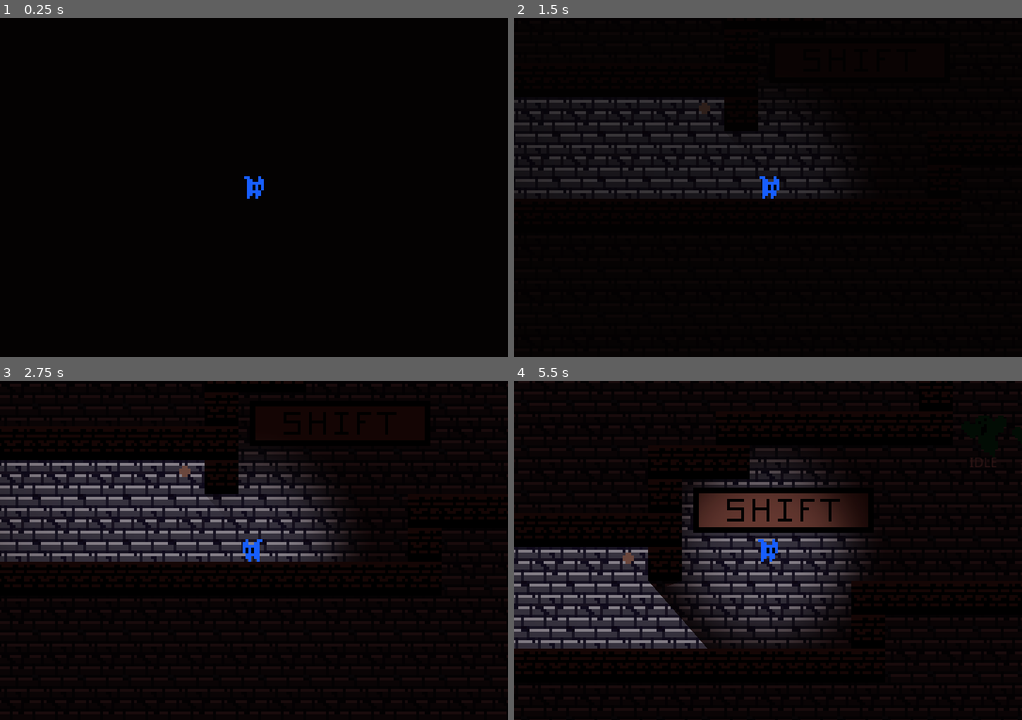
Above: before the commit, frames 1-4 (two rows, left to right).
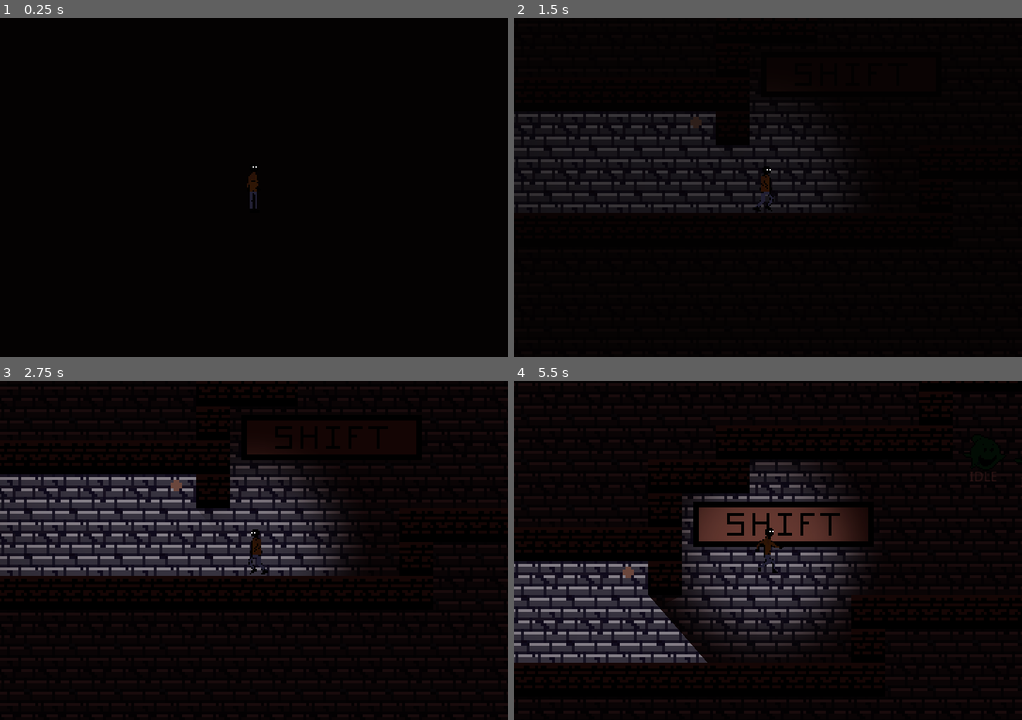
Above: after the commit, the same moments.

Repository: BGuerrero825/See-No-Evil
Game: Godot game, scene res://levels/level02.tscn
Same seed, same stepped clock (60 frames per second), same inputs: the game is played once before the commit and once after it. This scene is started directly instead of the project's main scene. The engine's default icon, where the game draws it, is replaced by a stand-in: a white triangle on a blue panel in a dark square.
Inputs:
- Up to frame 1 (0.25 s): no input
- Up to frame 2 (1.5 s): tap Enter at 0.5 s; hold D (right) from 0.53 s (still down); tap Space (jump) at 0.6, 0.77, 1.07 s; tap Shift (blind) at 1.35 s
- Up to frame 3 (2.75 s): tap Space (jump) at 1.52, 1.55, 1.82, 2.1 s; release D (right) at 2.03 s; hold A (left) from 2.03 s (still down)
- Up to frame 4 (5.5 s): release A (left) at 2.78 s; hold D (right) 2.78-4.28 s; tap Shift (blind) at 2.85, 4.35 s; tap Space (jump) at 3.02, 3.05, 3.32, 3.6, 3.77, 4.07, 4.52, 4.55, 4.82, 5.1 s; hold A (left) 4.28-5.03 s; hold D (right) from 5.03 s (still down)

The runs differ from the first frame. In frame 1, 0.2% of the frame differs, in the area x 48-52%, y 43-57%; in frame 2, 7.4%; in frame 3, 17%; in frame 4, 20%, in the area x 0-100%, y 0-91%.

Commit message:
added char animations

Diff:
--- a/levels/level01.tscn
+++ b/levels/level01.tscn
@@ -19,7 +19,7 @@
 
 [node name="Light" parent="." instance=ExtResource( 3 )]
 position = Vector2( 194, -11 )
-scale = Vector2( 0.1875, 0.21875 )
+texture_scale = 1.0
 
 [node name="Door" parent="." instance=ExtResource( 6 )]
 position = Vector2( 37, 4 )
@@ -42,9 +42,6 @@
 [node name="TileMap" parent="Stage" index="1"]
 tile_data = PoolIntArray( -458743, 0, 1, -458742, 0, 1, -458741, 0, 1, -458740, 0, 1, -458739, 0, 1, -458738, 0, 1, -39 …(882 unchanged characters)…
 
-[node name="Light" parent="Stage/TileMap" index="1" instance=ExtResource( 3 )]
-position = Vector2( 29, -20 )
-
 [node name="Spikes" parent="." instance=ExtResource( 7 )]
 position = Vector2( 102, 30 )
 
@@ -55,5 +52,8 @@
 position = Vector2( -29, -61 )
 texture = ExtResource( 8 )
 
+[node name="Light2" parent="." instance=ExtResource( 3 )]
+position = Vector2( 31, -19 )
+
 [editable path="NpcOrchestrator"]
 [editable path="Stage"]
--- a/objects/Ghost.gd
+++ b/objects/Ghost.gd
@@ -25,6 +25,7 @@
 func _ready():
 	charge_timer.connect("timeout", self, "_on_charge_timer_timeout")
 	add_child(charge_timer)
+	$AnimationPlayer.play("idle_charge")
 
 
 func rotate_towards(target_pos, target_rotation_speed = ROTATION_SPEED) -> float:
--- a/objects/Ghost.tscn
+++ b/objects/Ghost.tscn
@@ -1,6 +1,6 @@
-[gd_scene load_steps=9 format=2]
+[gd_scene load_steps=10 format=2]
 
-[ext_resource path="res://assets/ghost.png" type="Texture" id=1]
+[ext_resource path="res://assets/basic_ghost.png" type="Texture" id=1]
 [ext_resource path="res://objects/Ghost.gd" type="Script" id=2]
 [ext_resource path="res://assets/sounds/ghost_gasp.mp3" type="AudioStream" id=3]
 [ext_resource path="res://objects/Sound_Player.gd" type="Script" id=4]
@@ -15,6 +15,23 @@
 [sub_resource type="CircleShape2D" id=3]
 radius = 4.12311
 
+[sub_resource type="Animation" id=4]
+resource_name = "idle"
+length = 0.4
+loop = true
+tracks/0/type = "value"
+tracks/0/path = NodePath("Sprite:frame")
+tracks/0/interp = 1
+tracks/0/loop_wrap = true
+tracks/0/imported = false
+tracks/0/enabled = true
+tracks/0/keys = {
+"times": PoolRealArray( 0, 0.1, 0.2, 0.3 ),
+"transitions": PoolRealArray( 1, 1, 1, 1 ),
+"update": 1,
+"values": [ 0, 1, 2, 3 ]
+}
+
 [node name="Ghost" type="KinematicBody2D"]
 z_index = 1
 collision_layer = 2
@@ -22,7 +39,9 @@
 script = ExtResource( 2 )
 
 [node name="Sprite" type="Sprite" parent="."]
+scale = Vector2( 0.5, 0.5 )
 texture = ExtResource( 1 )
+hframes = 4
 
 [node name="CollisionShape2D" type="CollisionShape2D" parent="."]
 shape = SubResource( 1 )
@@ -62,5 +81,8 @@
 stream = ExtResource( 5 )
 volume_db = -10.0
 
+[node name="AnimationPlayer" type="AnimationPlayer" parent="."]
+anims/idle = SubResource( 4 )
+
 [connection signal="area_entered" from="player_detector" to="." method="_on_player_detector_area_entered"]
 [connection signal="area_exited" from="player_detector" to="." method="_on_player_detector_area_exited"]
--- a/objects/Ghost_Charger.tscn
+++ b/objects/Ghost_Charger.tscn
@@ -1,6 +1,24 @@
-[gd_scene load_steps=2 format=2]
+[gd_scene load_steps=4 format=2]
 
 [ext_resource path="res://objects/Ghost.tscn" type="PackedScene" id=1]
+[ext_resource path="res://assets/angy_ghost.png" type="Texture" id=2]
+
+[sub_resource type="Animation" id=1]
+resource_name = "idle_charge"
+length = 0.2
+loop = true
+tracks/0/type = "value"
+tracks/0/path = NodePath("Sprite:frame")
+tracks/0/interp = 1
+tracks/0/loop_wrap = true
+tracks/0/imported = false
+tracks/0/enabled = true
+tracks/0/keys = {
+"times": PoolRealArray( 0, 0.1 ),
+"transitions": PoolRealArray( 1, 1 ),
+"update": 1,
+"values": [ 0, 1 ]
+}
 
 [node name="Ghost_Charger" instance=ExtResource( 1 )]
 SPEED = 15.0
@@ -8,4 +26,9 @@
 CHARGE_DELAY = 0.6
 
 [node name="Sprite" parent="." index="0"]
-modulate = Color( 0.556863, 0.145098, 0.113725, 1 )
+texture = ExtResource( 2 )
+hframes = 2
+frame = 1
+
+[node name="AnimationPlayer" parent="." index="7"]
+anims/idle_charge = SubResource( 1 )
--- a/objects/Ghost_Drop_Bear.gd
+++ b/objects/Ghost_Drop_Bear.gd
@@ -23,6 +23,7 @@
 
 func _ready():
 	original_pos = position
+	$AnimationPlayer.play("idle")
 
 
 func rotate_towards(target_pos, target_rotation_speed = ROTATION_SPEED) -> float:
--- a/objects/Player.gd
+++ b/objects/Player.gd
@@ -52,10 +52,11 @@
 			$Sounds.stop("walk_cycle")
 		else:
 			velocity.x = move_toward(velocity.x, SPEED * input_dir.x, ACCEL * delta)
-			$AnimationPlayer.play("run")
 			if(is_on_floor()):
+				$AnimationPlayer.play("run")
 				$Sounds.play("walk_cycle")
 			else:
+				$AnimationPlayer.play("jump")
 				$Sounds.stop("walk_cycle")
 
 		# gravity
--- a/objects/Player.tscn
+++ b/objects/Player.tscn
@@ -1,6 +1,6 @@
 [gd_scene load_steps=20 format=2]
 
-[ext_resource path="res://assets/map.png" type="Texture" id=1]
+[ext_resource path="res://assets/player.png" type="Texture" id=1]
 [ext_resource path="res://objects/Player.gd" type="Script" id=2]
 [ext_resource path="res://assets/circle_light.png" type="Texture" id=3]
 [ext_resource path="res://assets/pixel.png" type="Texture" id=4]
@@ -11,7 +11,7 @@
 [ext_resource path="res://assets/sounds/attack_scream.mp3" type="AudioStream" id=9]
 
 [sub_resource type="RectangleShape2D" id=1]
-extents = Vector2( 3, 3 )
+extents = Vector2( 3, 7 )
 
 [sub_resource type="Shader" id=10]
 code = "shader_type canvas_item;
@@ -73,6 +73,7 @@
 
 [sub_resource type="Animation" id=7]
 resource_name = "jump"
+length = 0.4
 loop = true
 tracks/0/type = "value"
 tracks/0/path = NodePath("Sprite:frame")
@@ -81,28 +82,27 @@
 tracks/0/imported = false
 tracks/0/enabled = true
 tracks/0/keys = {
-"times": PoolRealArray( 0 ),
-"transitions": PoolRealArray( 1 ),
-"update": 1,
-"values": [ 1 ]
+"times": PoolRealArray( 0, 0.2 ),
+"transitions": PoolRealArray( 1, 1 ),
+"update": 1,
+"values": [ 2, 6 ]
 }
 
 [sub_resource type="Animation" id=3]
 resource_name = "run"
-length = 0.6
+length = 0.8
 loop = true
-step = 0.05
-tracks/0/type = "value"
-tracks/0/path = NodePath("Sprite:frame")
-tracks/0/interp = 1
-tracks/0/loop_wrap = true
-tracks/0/imported = false
-tracks/0/enabled = true
-tracks/0/keys = {
-"times": PoolRealArray( 0, 0.15, 0.3, 0.45 ),
-"transitions": PoolRealArray( 1, 1, 1, 1 ),
-"update": 1,
-"values": [ 0, 1, 2, 3 ]
+tracks/0/type = "value"
+tracks/0/path = NodePath("Sprite:frame")
+tracks/0/interp = 1
+tracks/0/loop_wrap = true
+tracks/0/imported = false
+tracks/0/enabled = true
+tracks/0/keys = {
+"times": PoolRealArray( 0, 0.1, 0.2, 0.3, 0.4, 0.5, 0.6, 0.7 ),
+"transitions": PoolRealArray( 1, 1, 1, 1, 1, 1, 1, 1 ),
+"update": 1,
+"values": [ 1, 2, 3, 4, 5, 6, 7, 8 ]
 }
 
 [sub_resource type="RectangleShape2D" id=9]
@@ -117,15 +117,16 @@
 script = ExtResource( 2 )
 
 [node name="Sprite" type="Sprite" parent="."]
+scale = Vector2( 0.5, 0.5 )
 z_index = 2
 texture = ExtResource( 1 )
-hframes = 5
+hframes = 9
+vframes = 2
 frame = 1
-region_enabled = true
 region_rect = Rect2( 40, 27, 64, 12 )
 
 [node name="CollisionShape2D" type="CollisionShape2D" parent="."]
-position = Vector2( 0, 1 )
+position = Vector2( 0, 2 )
 shape = SubResource( 1 )
 
 [node name="Camera2D" type="Camera2D" parent="."]
